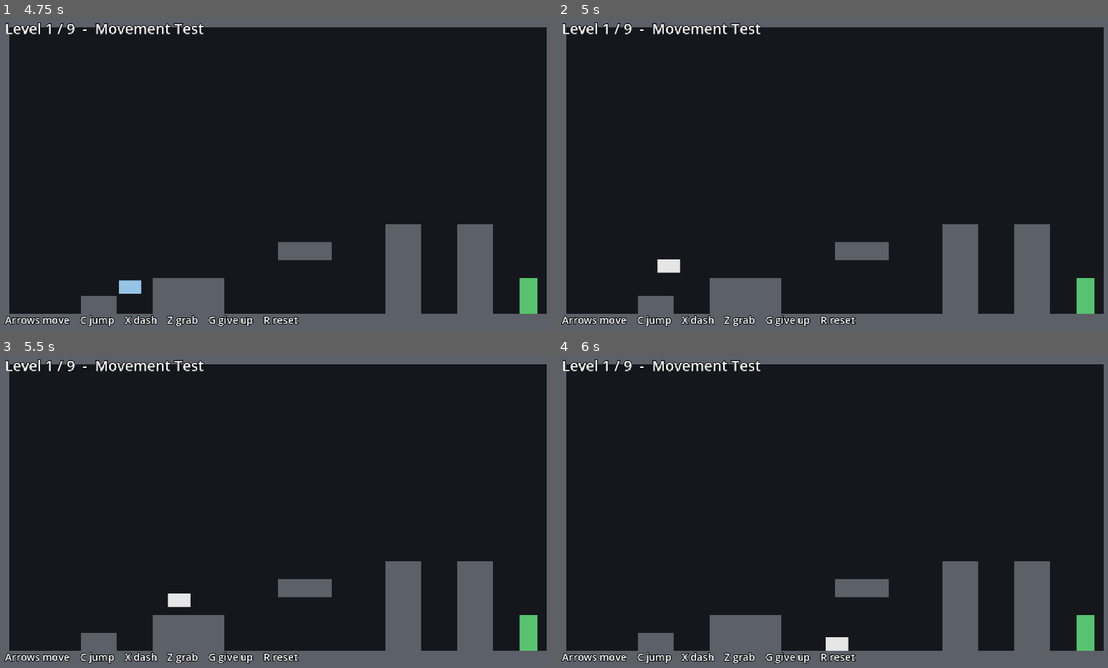
Above: before the commit, frames 1-4 (two rows, left to right).
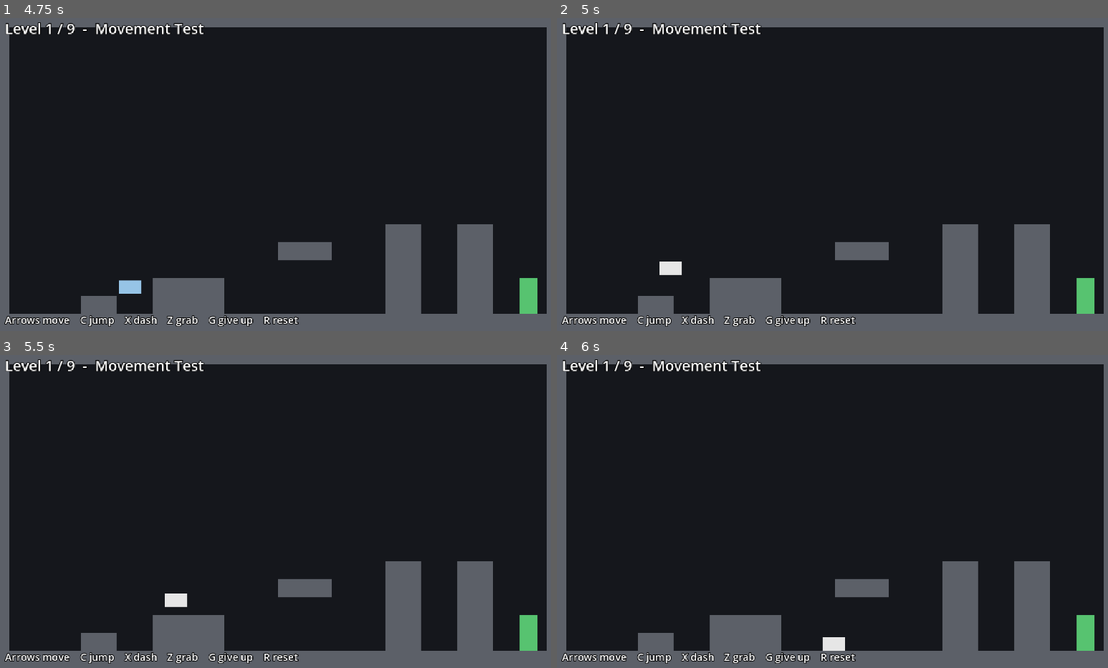
Above: after the commit, the same moments.

Repository: AJS1597/deja-mew
Game: Godot game, scene res://scenes/main.tscn
Two runs of this game, one before a commit and one after it. Both use one fixed random seed, a clock stepped at 60 frames per second and the inputs below.
Inputs:
- Up to frame 1 (4.75 s): tap Enter at 0.5 s; hold C (jump) 0.53-1.28 s; hold Right (move_right) 0.53-2.03 s; tap X (dash) at 0.6, 1.55, 2.1, 3.05, 3.6, 4.55 s; tap C (jump) at 1.35, 1.52, 1.82, 3.02, 3.32, 4.35, 4.52 s; hold C (jump) 2.03-2.78 s; hold Left (move_left) 2.03-4.28 s; tap Z (grab) at 2.85 s; hold C (jump) 3.53-4.28 s; tap R (reset) at 4.25 s; hold Right (move_right) from 4.28 s (still down)
- Up to frame 2 (5 s): keep holding Right (move_right); tap C (jump) at 4.82 s
- Up to frame 3 (5.5 s): keep holding Right (move_right); hold C (jump) from 5.03 s (still down); tap X (dash) at 5.1 s
- Up to frame 4 (6 s): keep holding Right (move_right); release C (jump) at 5.78 s; tap Z (grab) at 5.85 s

Frame 1 is identical in both runs. In frame 2, less than 0.1% of the frame differs, in the area x 18-23%, y 77-83%; in frame 3, less than 0.1%; in frame 4, less than 0.1%.

Commit message:
Add Celeste-style wavedash

Diff:
--- a/scripts/player.gd
+++ b/scripts/player.gd
@@ -27,6 +27,10 @@
 @export var dash_end_speed: float = 320.0
 @export var dashes_per_airtime: int = 1
 
+@export_group("Wavedash")
+@export var wavedash_speed: float = 320.0
+@export var wavedash_carry_time: float = 0.22
+
 @export_group("Wall")
 @export var wall_slide_speed: float = 60.0
 @export var wall_grab_slide_speed: float = 20.0
@@ -43,6 +47,7 @@
 var jump_buffer_timer: float = 0.0
 var wall_jump_lock_timer: float = 0.0
 var scamper_left: float = 0.0
+var wavedash_carry_timer: float = 0.0
 
 var _is_dashing: bool = false
 var _dash_timer: float = 0.0
@@ -58,6 +63,12 @@
 
 
 func _physics_process(delta: float) -> void:
+	# Buffer jump input before the dash/freeze early-outs so a jump pressed
+	# during a dash can become a wavedash.
+	if Input.is_action_just_pressed("jump"):
+		jump_buffer_timer = jump_buffer_time
+	jump_buffer_timer = maxf(jump_buffer_timer - delta, 0.0)
+
 	if _dash_freeze_timer > 0.0:
 		_dash_freeze_timer -= delta
 		velocity = Vector2.ZERO
@@ -68,8 +79,8 @@
 		return
 
 	coyote_timer = maxf(coyote_timer - delta, 0.0)
-	jump_buffer_timer = maxf(jump_buffer_timer - delta, 0.0)
 	wall_jump_lock_timer = maxf(wall_jump_lock_timer - delta, 0.0)
+	wavedash_carry_timer = maxf(wavedash_carry_timer - delta, 0.0)
 
 	if is_on_floor():
 		coyote_timer = coyote_time
@@ -82,8 +93,6 @@
 	if wall_jump_lock_timer <= 0.0:
 		_face_direction(Vector2(float(facing), 0.0))
 
-	if Input.is_action_just_pressed("jump"):
-		jump_buffer_timer = jump_buffer_time
 	if Input.is_action_just_released("jump") and velocity.y < 0.0:
 		velocity.y *= jump_cut_multiplier
 
@@ -103,11 +112,23 @@
 			_do_wall_jump(wall_normal)
 
 	if not wall_lock_active:
-		var target := input_axis * max_run_speed
-		var acceleration := run_acceleration if input_axis != 0.0 else run_deceleration
-		if not is_on_floor():
-			acceleration *= air_control
-		velocity.x = move_toward(velocity.x, target, acceleration * delta)
+		if wavedash_carry_timer > 0.0:
+			# Keep the wavedash boost; only braking against it reduces it.
+			if input_axis != 0.0 and signf(input_axis) != signf(velocity.x):
+				var carry_deceleration := run_deceleration
+				if not is_on_floor():
+					carry_deceleration *= air_control
+				velocity.x = move_toward(
+					velocity.x,
+					input_axis * max_run_speed,
+					carry_deceleration * delta
+				)
+		else:
+			var target := input_axis * max_run_speed
+			var acceleration := run_acceleration if input_axis != 0.0 else run_deceleration
+			if not is_on_floor():
+				acceleration *= air_control
+			velocity.x = move_toward(velocity.x, target, acceleration * delta)
 
 	if not is_on_floor():
 		var active_gravity := gravity
@@ -165,11 +186,16 @@
 	_is_dashing = true
 	_dash_timer = dash_time
 	_dash_freeze_timer = dash_freeze_time
+	wavedash_carry_timer = 0.0
 	velocity = Vector2.ZERO
 	sprite.modulate = Color(0.65, 0.85, 1.0, 1.0)
 
 
 func _process_dash(delta: float) -> void:
+	if _can_wavedash():
+		_do_wavedash()
+		return
+
 	_dash_timer -= delta
 	velocity = _dash_direction * dash_speed
 
@@ -179,6 +205,34 @@
 		sprite.modulate = Color.WHITE
 
 	move_and_slide()
+
+
+## A wavedash is a jump during a grounded down-diagonal dash.
+func _can_wavedash() -> bool:
+	return jump_buffer_timer > 0.0 \
+		and is_on_floor() \
+		and _dash_direction.y > 0.1 \
+		and absf(_dash_direction.x) > 0.1
+
+
+func _do_wavedash() -> void:
+	var horizontal := signf(_dash_direction.x)
+	if horizontal == 0.0:
+		horizontal = float(facing)
+
+	_is_dashing = false
+	_dash_timer = 0.0
+	_dash_freeze_timer = 0.0
+	_dash_direction = Vector2.ZERO
+	jump_buffer_timer = 0.0
+	coyote_timer = 0.0
+
+	velocity.x = horizontal * wavedash_speed
+	velocity.y = jump_speed
+	facing = 1 if horizontal > 0.0 else -1
+	_face_direction(Vector2(horizontal, 0.0))
+	sprite.modulate = Color.WHITE
+	wavedash_carry_timer = wavedash_carry_time
 
 
 ## Points the cat's long axis along [param direction]. The cat is horizontal
@@ -215,6 +269,7 @@
 	wall_jump_lock_timer = 0.0
 	dashes_left = dashes_per_airtime
 	scamper_left = scamper_distance
+	wavedash_carry_timer = 0.0
 	facing = 1
 	sprite.modulate = Color.WHITE
 	_face_direction(Vector2.RIGHT)
